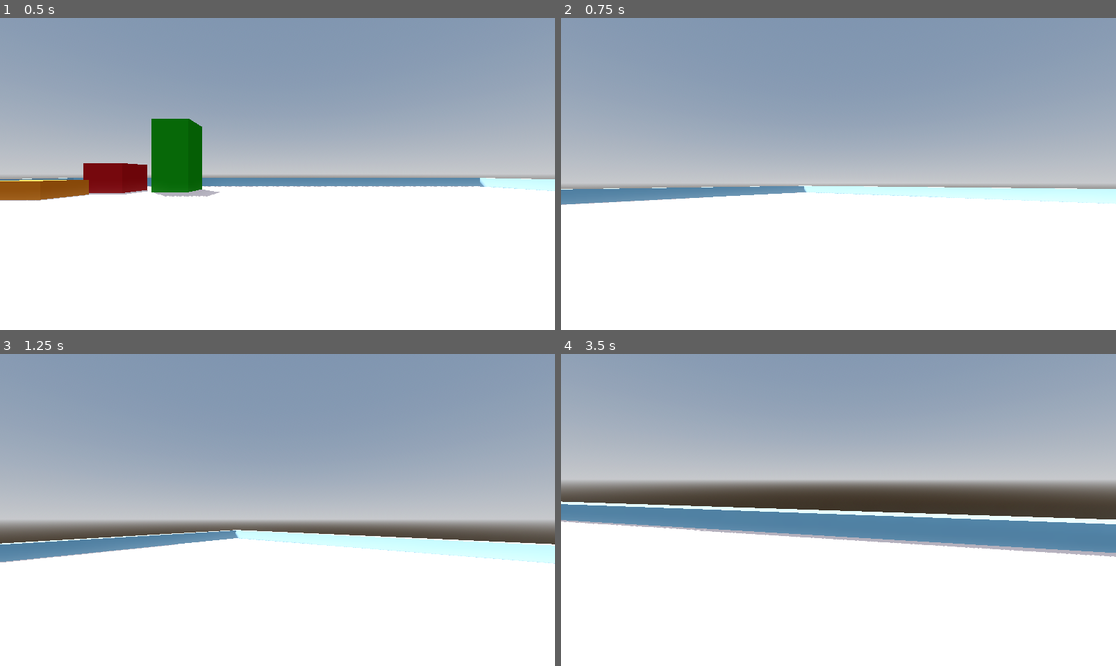
Above: before the commit, frames 1-4 (two rows, left to right).
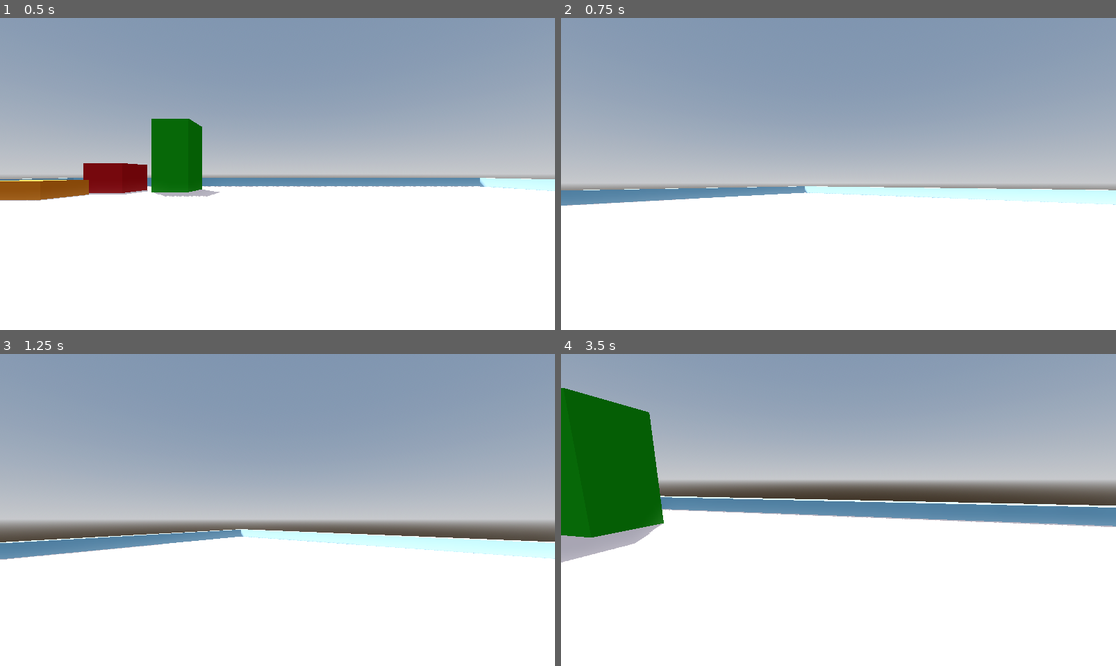
Above: after the commit, the same moments.

Repository: oudarya/murk
Game: Godot game, scene res://initial_setup_debug/debug_initial_level.tscn
The game is run twice, just before and just after one commit, with the same random seed, the same clock (stepped at 60 frames per second) and the same inputs. The project has no main scene, so this scene is started directly.
Inputs (mouse positions are in pixels of both pictures, inside the frame that each line leads up to):
- Up to frame 1 (0.5 s): no input
- Up to frame 2 (0.75 s): tap Enter at 0.5 s; move the mouse to (866, 174) at 0.52 s; hold W (forward) from 0.53 s (still down); hold Shift (sprint) from 0.53 s (still down)
- Up to frame 3 (1.25 s): keep holding W (forward); keep holding Shift (sprint); tap Space (jump) at 0.77 s
- Up to frame 4 (3.5 s): keep holding W (forward); move the mouse to (810, 510) at 1.27 s; release Shift (sprint) at 1.28 s; tap Shift (sprint) at 1.35, 2.85 s; tap Space (jump) at 1.52, 3.02 s; move the mouse to (849, 503) at 2.02 s; hold Shift (sprint) 2.03-2.78 s; move the mouse to (832, 516) at 2.77 s

Frame 1 is identical in both runs. In frame 2, 0.6% of the frame differs, in the area x 0-100%, y 53-61%; in frame 3, 1.7%; in frame 4, 19%, in the area x 0-100%, y 10-67%.

Commit message:
fix sudden stops with inertia at jump and walk

Diff:
--- a/initial_setup_debug/player_fp.gd
+++ b/initial_setup_debug/player_fp.gd
@@ -41,20 +41,23 @@
 
 	#sprint or walk
 	if Input.is_action_pressed("sprint"):
-		speed = 10.0
+		speed = 7.0
 	else:
 		speed = 3.0
 
 	# Get the input direction and handle the movement/deceleration.
-	# As good practice, you should replace UI actions with custom gameplay actions.
 	var input_dir = Input.get_vector("left", "right", "forward", "backward")
 	var direction = (head.transform.basis * Vector3(input_dir.x, 0, input_dir.y)).normalized()
-	if direction:
-		velocity.x = direction.x * speed
-		velocity.z = direction.z * speed
+	if is_on_floor():
+		if direction:
+			velocity.x = direction.x * speed
+			velocity.z = direction.z * speed
+		else:
+			velocity.x = lerp(velocity.x, direction.x, delta * 4.0)
+			velocity.z = lerp(velocity.z, direction.z, delta * 4.0)
 	else:
-		velocity.x = 0.0
-		velocity.z = 0.0
+		velocity.x = lerp(velocity.x, direction.x, delta * 2.0)
+		velocity.z = lerp(velocity.z, direction.z, delta * 2.0)
 
 	#player head bob
 	bob_def += delta * velocity.length() * float(is_on_floor())
